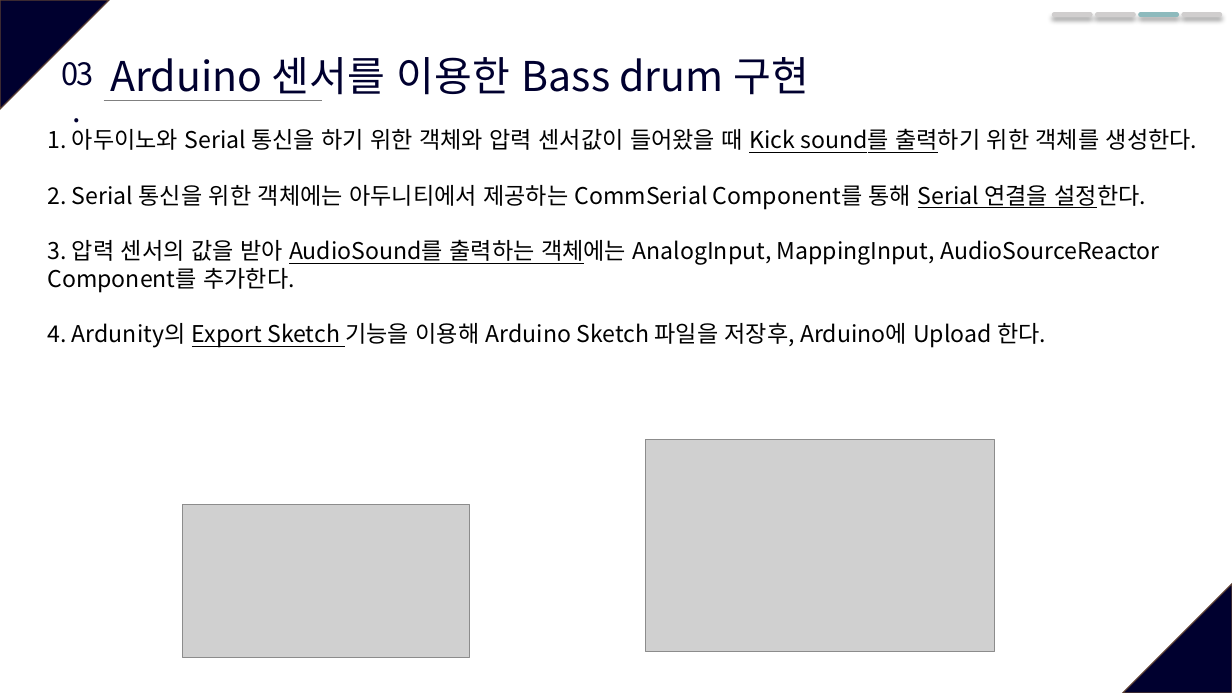
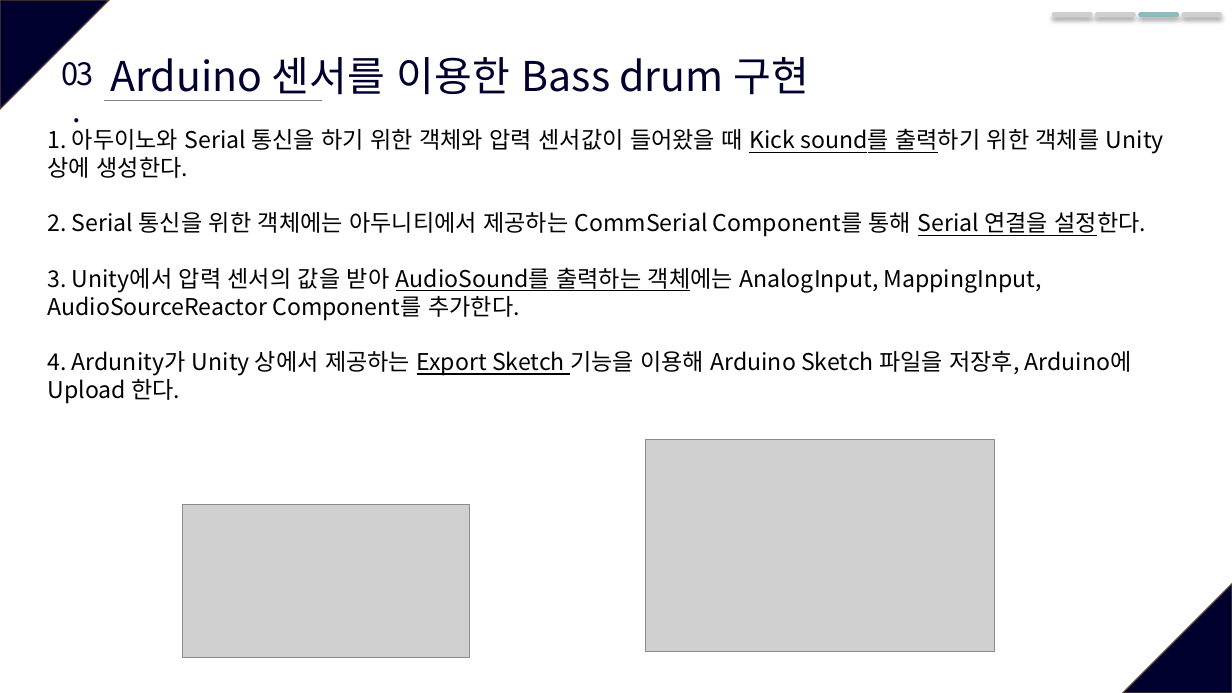
Before and after one commit to esang0302/HUFS_Harmony, a slide deck: slide 8 of DOC/20131108_핵심기술및결과/핵심기술및결과_201600726_김정민.pptx. Drawn at 1232x693 pixels with LibreOffice and Linux fonts; fonts in the diff are those of the drawing; grey boxes stand for pictures. Boxes give left, top, right and bottom in pixels: in the first picture for what was removed or moved away, otherwise in the second. Text is boxed around its words. In the diff, an @@ line names an element or a change of style, - is before the commit and + after.

Commit message:
modified

```diff
--- a/DOC/20131108_핵심기술및결과/핵심기술및결과_201600726_김정민.pptx
+++ b/DOC/20131108_핵심기술및결과/핵심기술및결과_201600726_김정민.pptx
@@ text at (48,128,1100,178): text changed @@
-1. 아두이노와 Serial 통신을 하기 위한 객체와 압력 센서값이 들어왔을 때 Kick sound를 출력하기 위한 객체를 생성한다.
+1. 아두이노와 Serial 통신을 하기 위한 객체와 압력 센서값이 들어왔을 때 Kick sound를 출력하기 위한 객체를 Unity상에 생성한다.
@@ text at (48,267,1132,403): text changed @@
-3. 압력 센서의 값을 받아 AudioSound를 출력하는 객체에는 AnalogInput, MappingInput, AudioSourceReactor Component를 추가한다.
-4. Ardunity의 Export Sketch 기능을 이용해 Arduino Sketch 파일을 저장후, Arduino에 Upload 한다.
+3. Unity에서 압력 센서의 값을 받아 AudioSound를 출력하는 객체에는 AnalogInput, MappingInput, AudioSourceReactor Component를 추가한다.
+4. Ardunity가 Unity 상에서 제공하는 Export Sketch 기능을 이용해 Arduino Sketch 파일을 저장후, Arduino에 Upload 한다.
```
Also in this commit, not shown: 3 other slides changed, 1 slide added.
